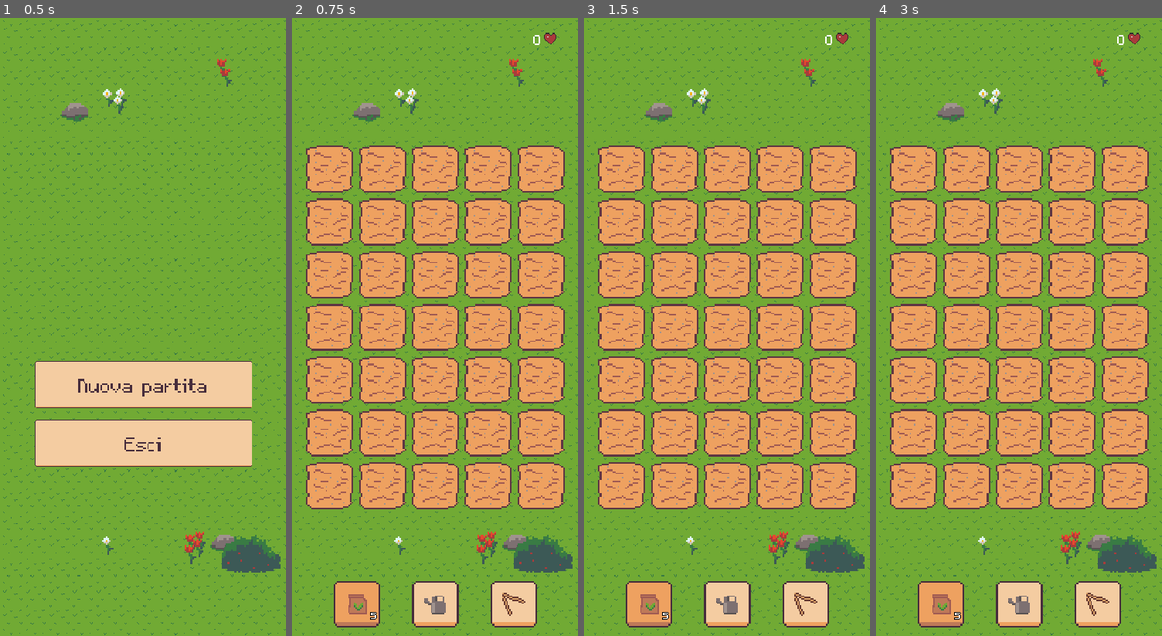
Above: before the commit, frames 1-4 (left to right).
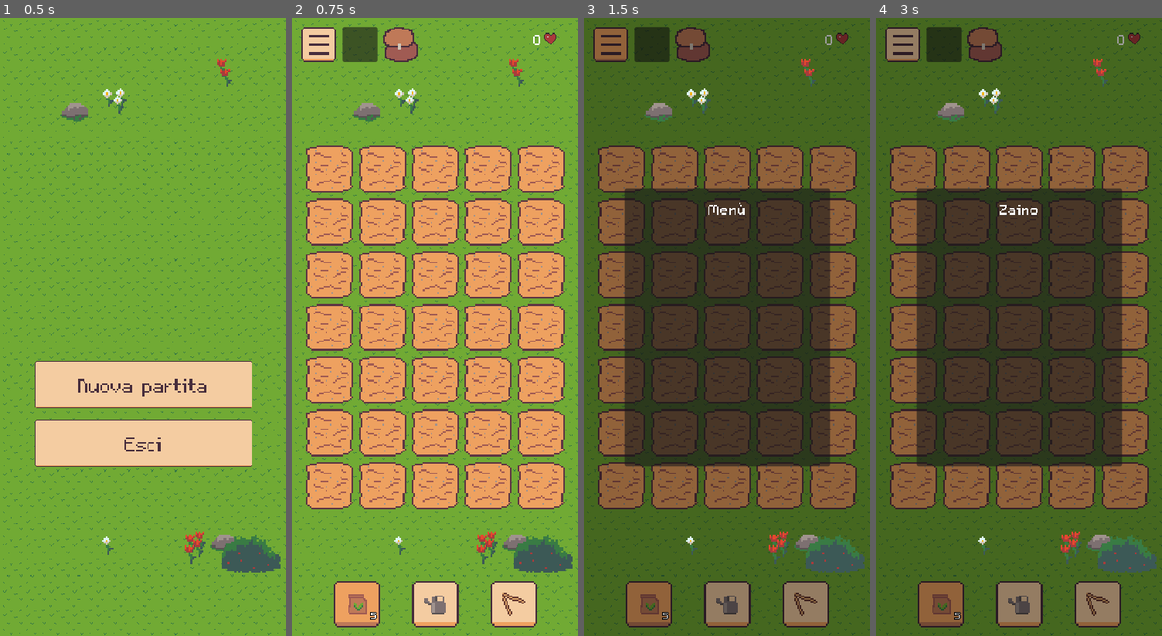
Above: after the commit, the same moments.

Repository: GitFMarco/bao-garden
Game: Godot game, scene res://scenes/main_menu.tscn
The game is run twice, just before and just after one commit, with the same random seed, the same clock (stepped at 60 frames per second) and the same inputs.
Inputs (mouse positions are in pixels of both pictures, inside the frame that each line leads up to):
- Up to frame 1 (0.5 s): no input
- Up to frame 2 (0.75 s): click "Nuova partita" at 0.5 s
- Up to frame 3 (1.5 s): click (609, 42) at 1.27 s
- Up to frame 4 (3 s): click (944, 42) at 2.02 s; click (984, 42) at 2.77 s

Frame 1 is identical in both runs. In frame 2, 1.9% of the frame differs, in the area x 3-45%, y 1-8%; in frame 3, 98%, in the area x 0-100%, y 0-100%; in frame 4, 98%.

Commit message:
[ADD] topbar menus

Diff:
--- a/source/scenes/garden.tscn
+++ b/source/scenes/garden.tscn
@@ -6,9 +6,21 @@
 [ext_resource type="Texture2D" uid="uid://cu2naqaneknyx" path="res://art/heart.png" id="4_k83q7"]
 [ext_resource type="Texture2D" uid="uid://cxrkxjqcfxejh" path="res://art/button.png" id="5_1vq1v"]
 [ext_resource type="Texture2D" uid="uid://cmta6xnawxw5u" path="res://art/button-pressed.png" id="5_5pv02"]
+[ext_resource type="Texture2D" uid="uid://ble0s0e2gr16j" path="res://art/menu-button-pressed.png" id="5_8csfy"]
 [ext_resource type="Texture2D" uid="uid://1242gscv3nsb" path="res://art/seed-packet.png" id="5_o5anx"]
+[ext_resource type="Texture2D" uid="uid://uph5plwpkfci" path="res://art/menu-button.png" id="6_dfwg7"]
 [ext_resource type="Texture2D" uid="uid://bql1k171534ay" path="res://art/watering_can.png" id="6_wdstj"]
+[ext_resource type="Texture2D" uid="uid://d4ejts7nahnun" path="res://art/backpack.png" id="7_dfwg7"]
 [ext_resource type="Texture2D" uid="uid://xwh5oh6ofgl8" path="res://art/chopsticks.png" id="7_wdstj"]
+
+[sub_resource type="StyleBoxTexture" id="StyleBoxTexture_la7hl"]
+texture = ExtResource("5_8csfy")
+
+[sub_resource type="StyleBoxTexture" id="StyleBoxTexture_3txl1"]
+texture = ExtResource("6_dfwg7")
+
+[sub_resource type="StyleBoxTexture" id="StyleBoxTexture_v6x8h"]
+texture = ExtResource("7_dfwg7")
 
 [sub_resource type="StyleBoxTexture" id="StyleBoxTexture_wiw1g"]
 texture = ExtResource("5_5pv02")
@@ -49,7 +61,7 @@
 wait_time = 3.0
 autostart = true
 
-[node name="TopBar" type="MarginContainer" parent="."]
+[node name="TopRightBar" type="MarginContainer" parent="."]
 layout_mode = 1
 anchors_preset = 5
 anchor_left = 0.5
@@ -63,11 +75,11 @@
 theme_override_constants/margin_right = 12
 theme_override_constants/margin_bottom = 12
 
-[node name="HBoxContainer" type="HBoxContainer" parent="TopBar"]
+[node name="HBoxContainer" type="HBoxContainer" parent="TopRightBar"]
 layout_mode = 2
 alignment = 1
 
-[node name="HeartsLabel" type="Label" parent="TopBar/HBoxContainer"]
+[node name="HeartsLabel" type="Label" parent="TopRightBar/HBoxContainer"]
 unique_name_in_owner = true
 layout_mode = 2
 theme_override_fonts/font = ExtResource("3_4iwim")
@@ -76,13 +88,55 @@
 horizontal_alignment = 1
 vertical_alignment = 1
 
-[node name="HeartIcon" type="TextureRect" parent="TopBar/HBoxContainer"]
+[node name="HeartIcon" type="TextureRect" parent="TopRightBar/HBoxContainer"]
 custom_minimum_size = Vector2(16, 16)
 layout_mode = 2
 size_flags_vertical = 4
 texture = ExtResource("4_k83q7")
 expand_mode = 1
 stretch_mode = 5
+
+[node name="TopLeftBar" type="MarginContainer" parent="."]
+layout_mode = 1
+anchors_preset = 5
+anchor_left = 0.5
+anchor_right = 0.5
+offset_left = -195.0
+offset_right = -11.0
+offset_bottom = 72.0
+grow_horizontal = 2
+theme_override_constants/margin_left = 12
+theme_override_constants/margin_top = 12
+theme_override_constants/margin_right = 12
+theme_override_constants/margin_bottom = 12
+
+[node name="HBoxContainer" type="HBoxContainer" parent="TopLeftBar"]
+layout_mode = 2
+theme_override_constants/separation = 8
+
+[node name="MenuButton" type="Button" parent="TopLeftBar/HBoxContainer"]
+unique_name_in_owner = true
+custom_minimum_size = Vector2(48, 48)
+layout_mode = 2
+focus_mode = 0
+theme_override_styles/hover = SubResource("StyleBoxTexture_la7hl")
+theme_override_styles/pressed = SubResource("StyleBoxTexture_la7hl")
+theme_override_styles/normal = SubResource("StyleBoxTexture_3txl1")
+
+[node name="ShopButton" type="Button" parent="TopLeftBar/HBoxContainer"]
+unique_name_in_owner = true
+custom_minimum_size = Vector2(48, 48)
+layout_mode = 2
+focus_mode = 0
+
+[node name="BackpackButton" type="Button" parent="TopLeftBar/HBoxContainer"]
+unique_name_in_owner = true
+custom_minimum_size = Vector2(48, 48)
+layout_mode = 2
+focus_mode = 0
+theme_override_styles/hover = SubResource("StyleBoxTexture_v6x8h")
+theme_override_styles/pressed = SubResource("StyleBoxTexture_v6x8h")
+theme_override_styles/normal = SubResource("StyleBoxTexture_v6x8h")
 
 [node name="BottomBar" type="MarginContainer" parent="."]
 layout_mode = 1
@@ -175,4 +229,157 @@
 icon = ExtResource("7_wdstj")
 icon_alignment = 1
 
+[node name="BackpackModal" type="Control" parent="."]
+unique_name_in_owner = true
+visible = false
+layout_mode = 1
+anchors_preset = 15
+anchor_right = 1.0
+anchor_bottom = 1.0
+grow_horizontal = 2
+grow_vertical = 2
+
+[node name="Backdrop" type="ColorRect" parent="BackpackModal"]
+layout_mode = 1
+anchors_preset = 15
+anchor_right = 1.0
+anchor_bottom = 1.0
+grow_horizontal = 2
+grow_vertical = 2
+color = Color(0, 0, 0, 0.392157)
+
+[node name="PanelContainer" type="PanelContainer" parent="BackpackModal"]
+custom_minimum_size = Vector2(280, 380)
+layout_mode = 1
+anchors_preset = 8
+anchor_left = 0.5
+anchor_top = 0.5
+anchor_right = 0.5
+anchor_bottom = 0.5
+offset_left = -20.0
+offset_top = -20.0
+offset_right = 20.0
+offset_bottom = 20.0
+grow_horizontal = 2
+grow_vertical = 2
+
+[node name="MarginContainer" type="MarginContainer" parent="BackpackModal/PanelContainer"]
+layout_mode = 2
+theme_override_constants/margin_left = 16
+theme_override_constants/margin_top = 16
+theme_override_constants/margin_right = 16
+theme_override_constants/margin_bottom = 16
+
+[node name="VBoxContainer" type="VBoxContainer" parent="BackpackModal/PanelContainer/MarginContainer"]
+layout_mode = 2
+
+[node name="Title" type="Label" parent="BackpackModal/PanelContainer/MarginContainer/VBoxContainer"]
+layout_mode = 2
+theme_override_fonts/font = ExtResource("3_4iwim")
+theme_override_font_sizes/font_size = 32
+text = "Zaino"
+horizontal_alignment = 1
+
+[node name="ShopModal" type="Control" parent="."]
+unique_name_in_owner = true
+visible = false
+layout_mode = 1
+anchors_preset = 15
+anchor_right = 1.0
+anchor_bottom = 1.0
+grow_horizontal = 2
+grow_vertical = 2
+
+[node name="Backdrop" type="ColorRect" parent="ShopModal"]
+layout_mode = 1
+anchors_preset = 15
+anchor_right = 1.0
+anchor_bottom = 1.0
+grow_horizontal = 2
+grow_vertical = 2
+color = Color(0, 0, 0, 0.392157)
+
+[node name="PanelContainer" type="PanelContainer" parent="ShopModal"]
+custom_minimum_size = Vector2(280, 380)
+layout_mode = 1
+anchors_preset = 8
+anchor_left = 0.5
+anchor_top = 0.5
+anchor_right = 0.5
+anchor_bottom = 0.5
+offset_left = -20.0
+offset_top = -20.0
+offset_right = 20.0
+offset_bottom = 20.0
+grow_horizontal = 2
+grow_vertical = 2
+
+[node name="MarginContainer" type="MarginContainer" parent="ShopModal/PanelContainer"]
+layout_mode = 2
+theme_override_constants/margin_left = 16
+theme_override_constants/margin_top = 16
+theme_override_constants/margin_right = 16
+theme_override_constants/margin_bottom = 16
+
+[node name="VBoxContainer" type="VBoxContainer" parent="ShopModal/PanelContainer/MarginContainer"]
+layout_mode = 2
+
+[node name="Title" type="Label" parent="ShopModal/PanelContainer/MarginContainer/VBoxContainer"]
+layout_mode = 2
+theme_override_fonts/font = ExtResource("3_4iwim")
+theme_override_font_sizes/font_size = 32
+text = "Shop"
+horizontal_alignment = 1
+
+[node name="MenuModal" type="Control" parent="."]
+unique_name_in_owner = true
+visible = false
+layout_mode = 1
+anchors_preset = 15
+anchor_right = 1.0
+anchor_bottom = 1.0
+grow_horizontal = 2
+grow_vertical = 2
+
+[node name="Backdrop" type="ColorRect" parent="MenuModal"]
+layout_mode = 1
+anchors_preset = 15
+anchor_right = 1.0
+anchor_bottom = 1.0
+grow_horizontal = 2
+grow_vertical = 2
+color = Color(0, 0, 0, 0.392157)
+
+[node name="PanelContainer" type="PanelContainer" parent="MenuModal"]
+custom_minimum_size = Vector2(280, 380)
+layout_mode = 1
+anchors_preset = 8
+anchor_left = 0.5
+anchor_top = 0.5
+anchor_right = 0.5
+anchor_bottom = 0.5
+offset_left = -20.0
+offset_top = -20.0
+offset_right = 20.0
+offset_bottom = 20.0
+grow_horizontal = 2
+grow_vertical = 2
+
+[node name="MarginContainer" type="MarginContainer" parent="MenuModal/PanelContainer"]
+layout_mode = 2
+theme_override_constants/margin_left = 16
+theme_override_constants/margin_top = 16
+theme_override_constants/margin_right = 16
+theme_override_constants/margin_bottom = 16
+
+[node name="VBoxContainer" type="VBoxContainer" parent="MenuModal/PanelContainer/MarginContainer"]
+layout_mode = 2
+
+[node name="Title" type="Label" parent="MenuModal/PanelContainer/MarginContainer/VBoxContainer"]
+layout_mode = 2
+theme_override_fonts/font = ExtResource("3_4iwim")
+theme_override_font_sizes/font_size = 32
+text = "Menù"
+horizontal_alignment = 1
+
 [connection signal="timeout" from="AutosaveTimer" to="." method="_on_autosave_timer_timeout"]
--- a/source/scripts/garden.gd
+++ b/source/scripts/garden.gd
@@ -8,6 +8,8 @@
 enum Mode {SEED, WATER, HARVEST}
 var current_mode: Mode = Mode.SEED
 
+var selected_crop: CropData.Type = CropData.Type.CLASSIC
+
 const GRID_COLS := 5
 const GRID_ROWS := 7
 
@@ -17,6 +19,14 @@
 
 
 func _ready() -> void:
+	# Bottoni topbar
+	%MenuButton.pressed.connect(%MenuModal.show)
+	%ShopButton.pressed.connect(%ShopModal.show)
+	%BackpackButton.pressed.connect(%BackpackModal.show)
+	# Tap sul backdrop -> chiude la finestra
+	for modal in [%MenuModal, %ShopModal, %BackpackModal]:
+		modal.get_node("Backdrop").gui_input.connect(_on_modal_backdrop_input.bind(modal))
+
 	# Inizializzo i cuori
 	GameState.hearts_changed.connect(_on_hearts_changed)
 	_on_hearts_changed(GameState.hearts)
@@ -46,9 +56,9 @@
 func _on_cell_tapped(cell: Cell) -> void:
 	match current_mode:
 		Mode.SEED:
-			if cell.state == Cell.State.EMPTY and GameState.get_seed_count(CropData.Type.CLASSIC) > 0:
-				GameState.add_seeds(CropData.Type.CLASSIC, -1)
-				cell.crop = CropDatabase.get_crop(CropData.Type.CLASSIC)
+			if cell.state == Cell.State.EMPTY and GameState.get_seed_count(selected_crop) > 0:
+				GameState.add_seeds(selected_crop, -1)
+				cell.crop = CropDatabase.get_crop(selected_crop)
 				cell.set_state(Cell.State.SEED)
 				_save_now()
 		Mode.WATER:
@@ -107,4 +117,8 @@
 			Input.set_custom_mouse_cursor(CURSOR_HARVEST, Input.CURSOR_ARROW, Vector2(0, 0))
 
 func _update_seed_button() -> void:
-	%SeedCountLabel.text = str(GameState.get_seed_count(CropData.Type.CLASSIC))
+	%SeedCountLabel.text = str(GameState.get_seed_count(selected_crop))
+
+func _on_modal_backdrop_input(event: InputEvent, modal: Control) -> void:
+	if event is InputEventMouseButton and event.pressed:
+		modal.hide()
Binary file added: source/art/backpack.png
Not shown, added: source/art/backpack.png.import
Binary file added: source/art/menu-button-pressed.png
Not shown, added: source/art/menu-button-pressed.png.import
Binary file added: source/art/menu-button.png
Not shown, added: source/art/menu-button.png.import
Not shown, changed: source/export_presets.cfg
Not shown: 1 places in source/scenes/garden.tscn that only renumber resources
Not shown, changed: docs/index.html
Not shown, changed: docs/index.pck
